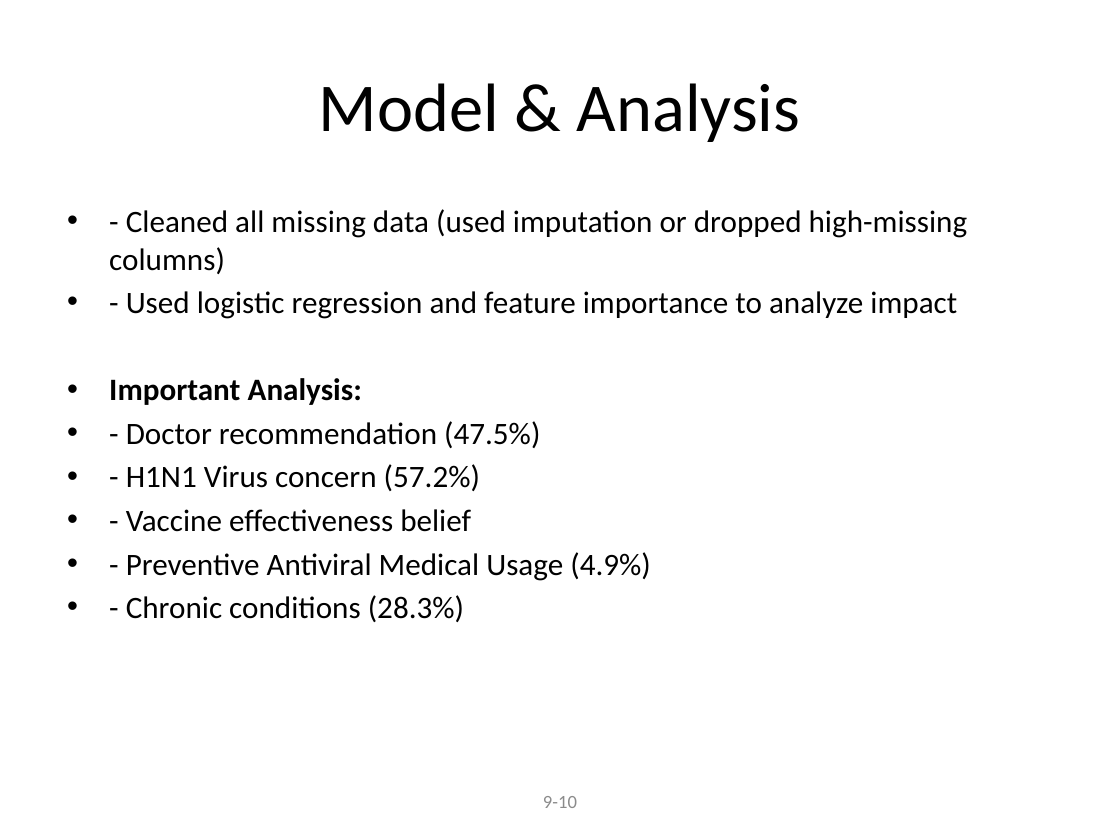
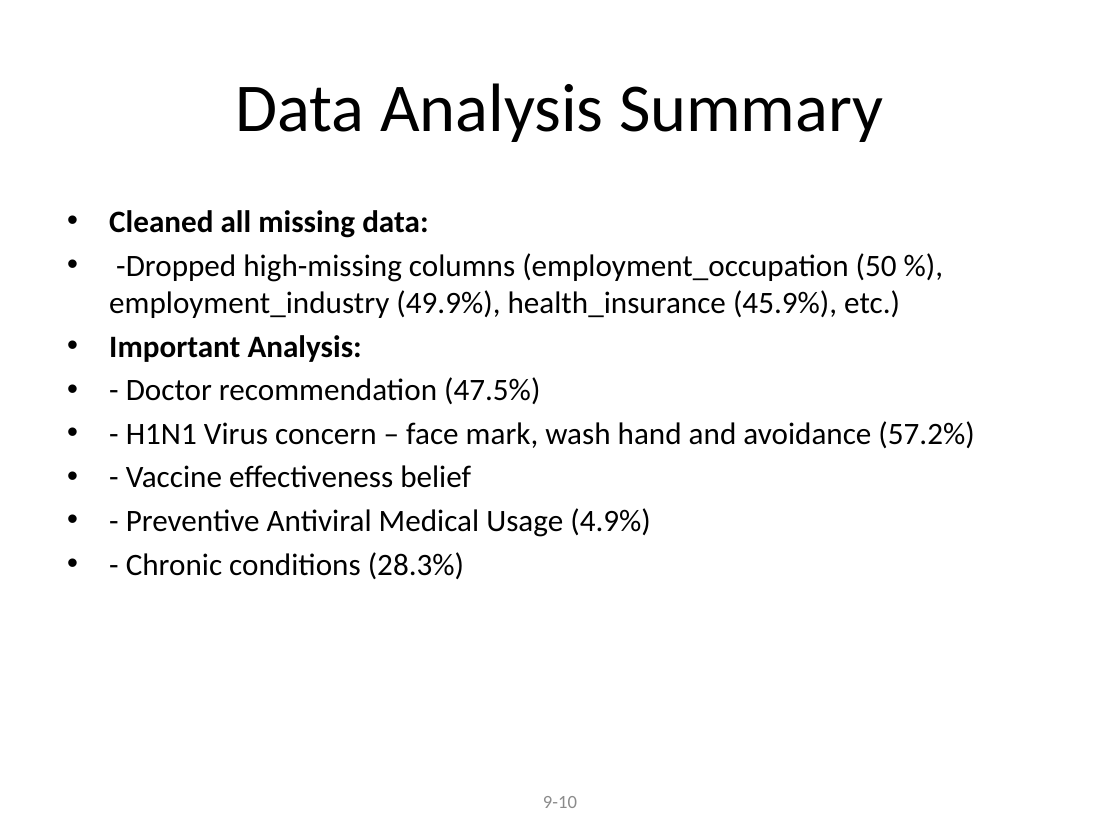
Before and after one commit to albert-raphael/alpha-group, a slide deck: slide 10 of documents/Flu_Vaccination_Predictor_Presentation.pptx. Drawn at 1120x840 pixels with LibreOffice and Linux fonts; fonts in the diff are those of the drawing. Boxes give left, top, right and bottom in pixels: in the first picture for what was removed or moved away, otherwise in the second. Text is boxed around its words. In the diff, an @@ line names an element or a change of style, - is before the commit and + after.

```diff
--- a/documents/Flu_Vaccination_Predictor_Presentation.pptx
+++ b/documents/Flu_Vaccination_Predictor_Presentation.pptx
@@ title at [235, 83, 883, 142]: text changed @@
-Model & Analysis
+Data Analysis Summary
@@ text at [109, 210, 900, 318]: text changed @@
-• - Cleaned all missing data (used imputation or dropped high-missing columns)
-• - Used logistic regression and feature importance to analyze impact
+• Cleaned all missing data:
+• -Dropped high-missing columns (employment_occupation (50 %), employment_industry (49.9%), health_insurance (45.9%), etc.)
@@ text at [126, 421, 974, 448]: text changed @@
-• - H1N1 Virus concern (57.2%)
+• - H1N1 Virus concern – face mark, wash hand and avoidance (57.2%)
```
Also in this commit, not shown: 2 other slides changed, 1 other file.
